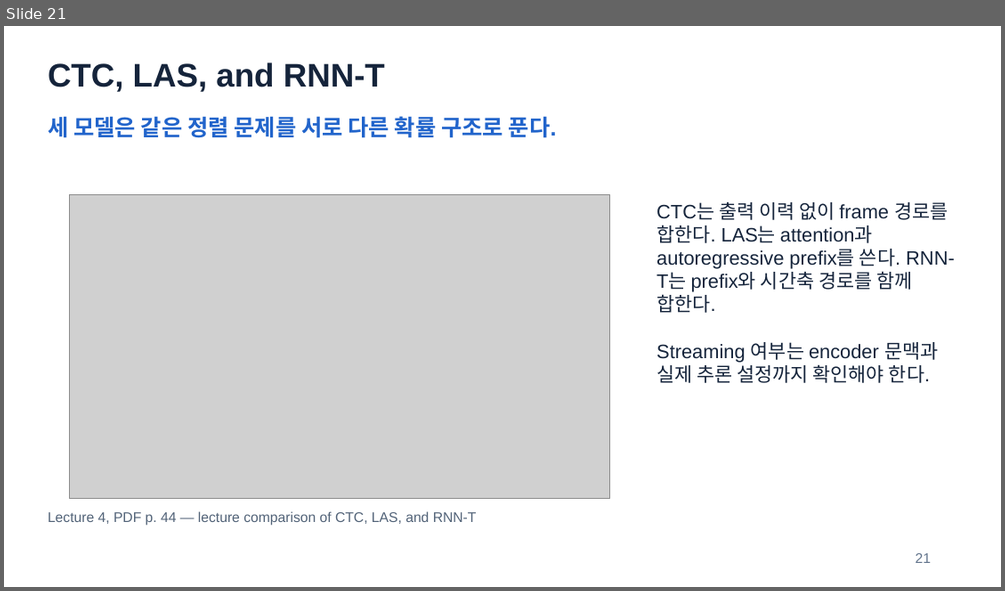
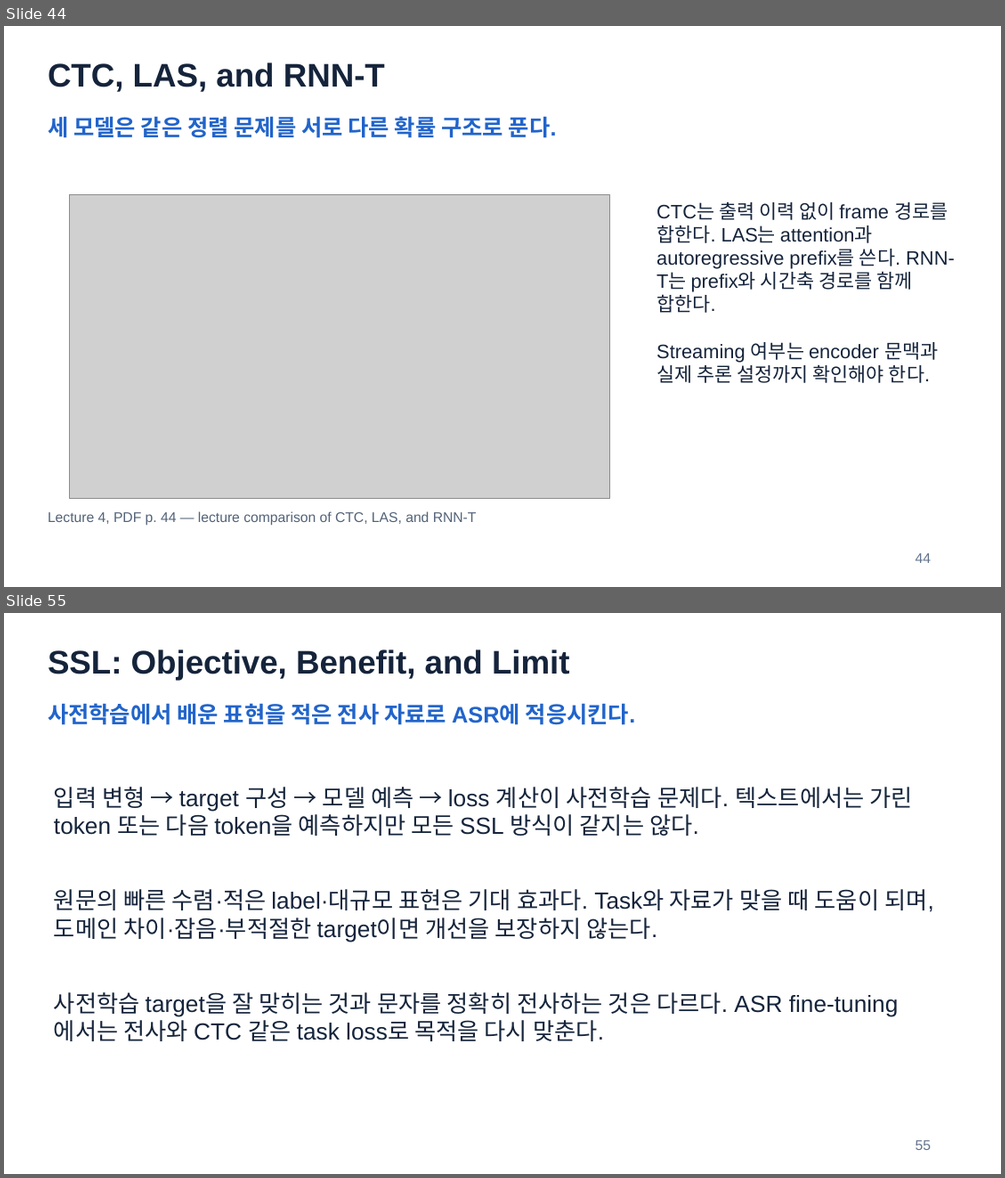
Before and after one commit to HyeonWooNa0861/HyeonWooNa0861.github.io, a slide deck: assets/presentations/study/speech-and-audio-recognition/sar-midterm-review-slides.pptx. Shown one above the other, each under a label of ours: slide 21 before the commit, slides 44 and 55 after it; the slides between them are not shown. The pictures are 1005x591 and 1005x1178 pixels, drawn with LibreOffice and Linux fonts; fonts in the diff are those of the drawing; grey boxes stand for pictures. Boxes give left, top, right and bottom in pixels: in the first picture for what was removed or moved away, otherwise in the second. Text is boxed around its words. In the diff, an @@ line names an element or a change of style, - is before the commit and + after.

```diff
--- a/assets/presentations/study/speech-and-audio-recognition/sar-midterm-review-slides.pptx
+++ b/assets/presentations/study/speech-and-audio-recognition/sar-midterm-review-slides.pptx
@@ slide 55 added at bbox=[4, 613, 1001, 1174], background #FFFFFF @@
@@ text added at bbox=[48, 649, 570, 680], 31.5 pt, text #15243B, bold @@
+SSL: Objective, Benefit, and Limit
@@ text added at bbox=[48, 703, 636, 725], 21.8 pt, text #2164CB, bold @@
+사전학습에서 배운 표현을 적은 전사 자료로 ASR에 적응시킨다.
@@ text added at bbox=[54, 787, 913, 835], 22.5 pt, text #15243B @@
+입력 변형 → target 구성 → 모델 예측 → loss 계산이 사전학습 문제다. 텍스트에서는 가린 token 또는 다음 token을 예측하지만 모든 SSL 방식이 같지는 않다.
@@ text added at bbox=[54, 889, 934, 941], 22.5 pt, text #15243B @@
+원문의 빠른 수렴·적은 label·대규모 표현은 기대 효과다. Task와 자료가 맞을 때 도움이 되며, 도메인 차이·잡음·부적절한 target이면 개선을 보장하지 않는다.
@@ text added at bbox=[54, 992, 898, 1041], 22.5 pt, text #15243B @@
+사전학습 target을 잘 맞히는 것과 문자를 정확히 전사하는 것은 다르다. ASR fine-tuning에서는 전사와 CTC 같은 task loss로 목적을 다시 맞춘다.
@@ text added at bbox=[915, 1140, 930, 1150], 13.5 pt, text #62748C @@
+55
@@ what was slide 21 is now slide 44 @@
@@ slide 44 changed as well @@
@@ text at bbox=[915, 553, 930, 563]: text changed @@
-21
+44
```
Also in this commit, not shown: 9 other slides changed, 36 other slides added, 2 other files.
